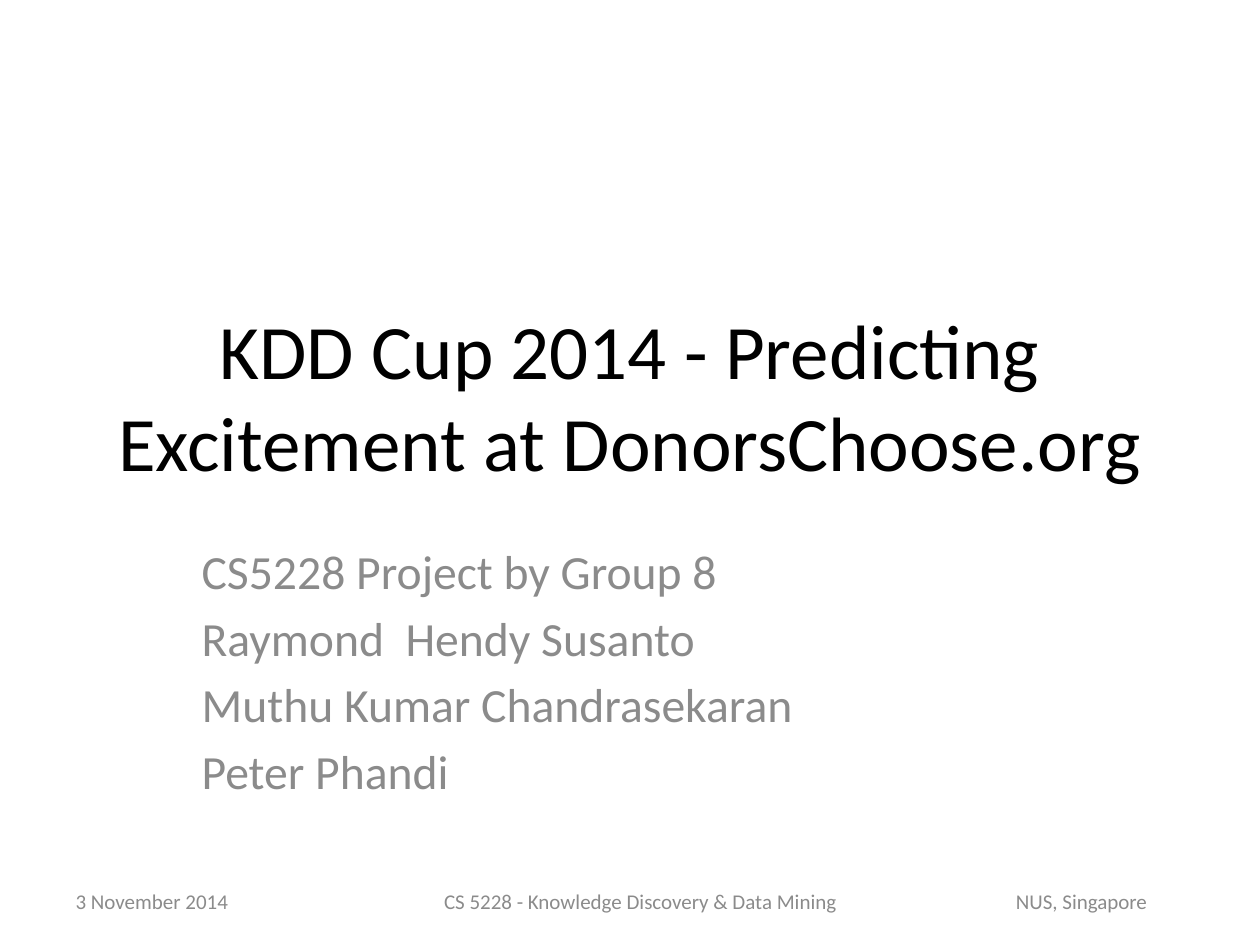
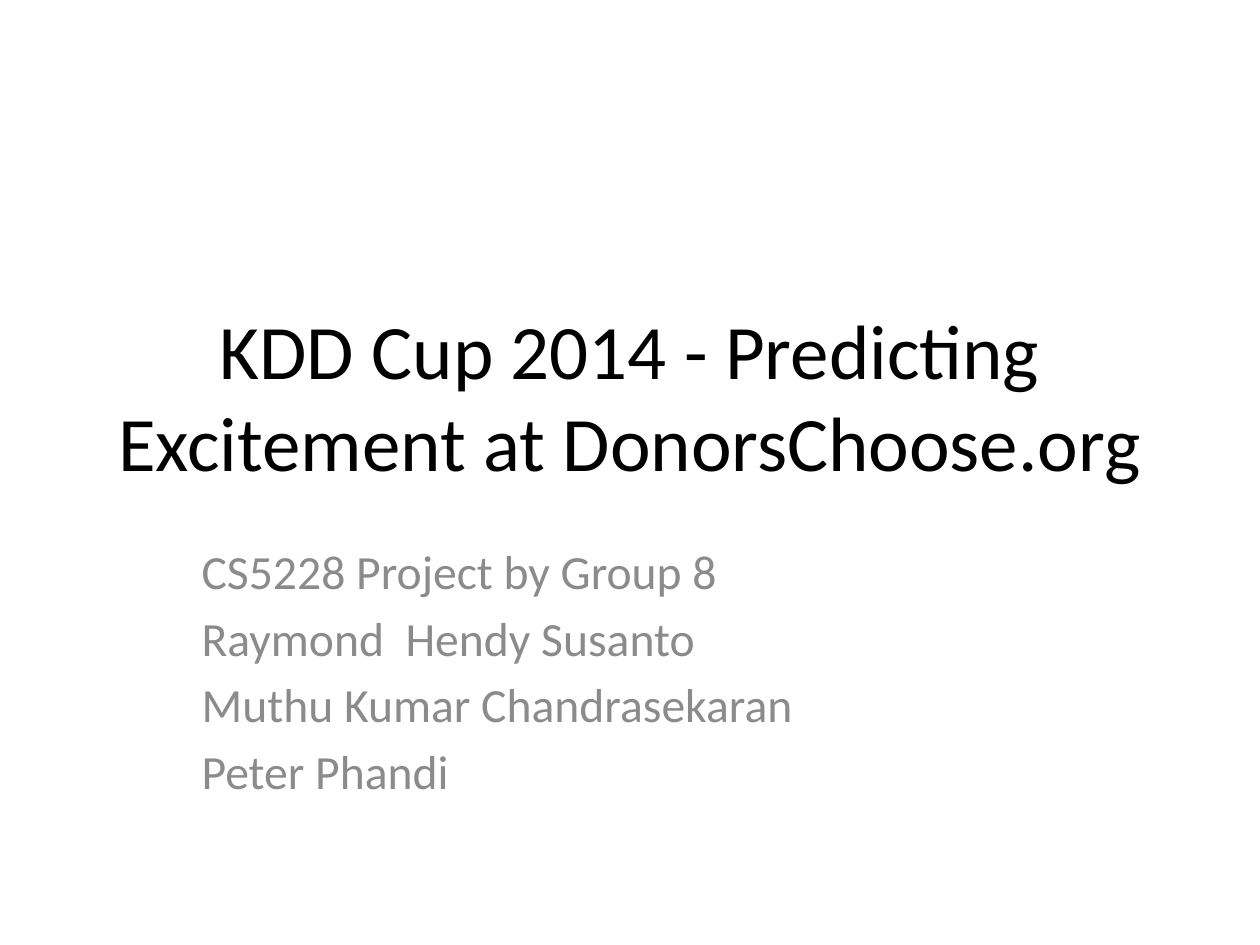
Before and after one commit to raymondhs/Panda-Delights, a slide deck: slide 1 of doc/2014_Nov_04.pptx. Drawn at 1260x945 pixels with LibreOffice and Linux fonts; fonts in the diff are those of the drawing. Boxes give left, top, right and bottom in pixels: in the first picture for what was removed or moved away, otherwise in the second. Text is boxed around its words. In the diff, an @@ line names an element or a change of style, - is before the commit and + after.

```diff
--- a/doc/2014_Nov_04.pptx
+++ b/doc/2014_Nov_04.pptx
@@ text removed at bbox=[76, 894, 227, 909] @@
-3 November 2014
@@ text removed at bbox=[444, 894, 836, 913] @@
-CS 5228 - Knowledge Discovery & Data Mining
@@ text removed at bbox=[1016, 894, 1147, 913] @@
-NUS, Singapore
```
Also in this commit, not shown: 26 other slides changed.
